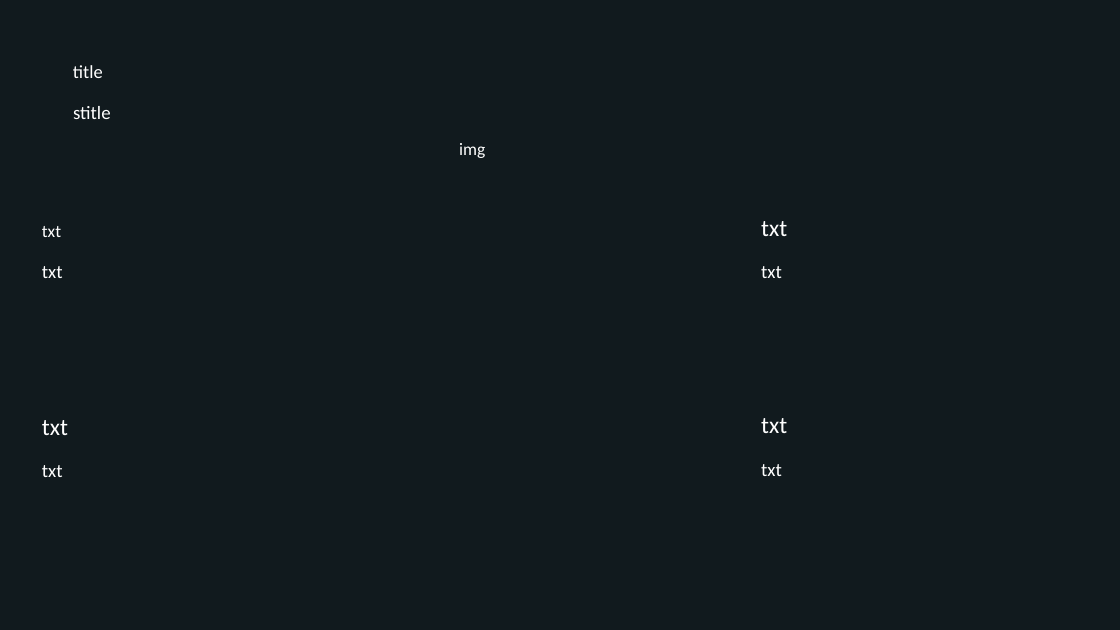
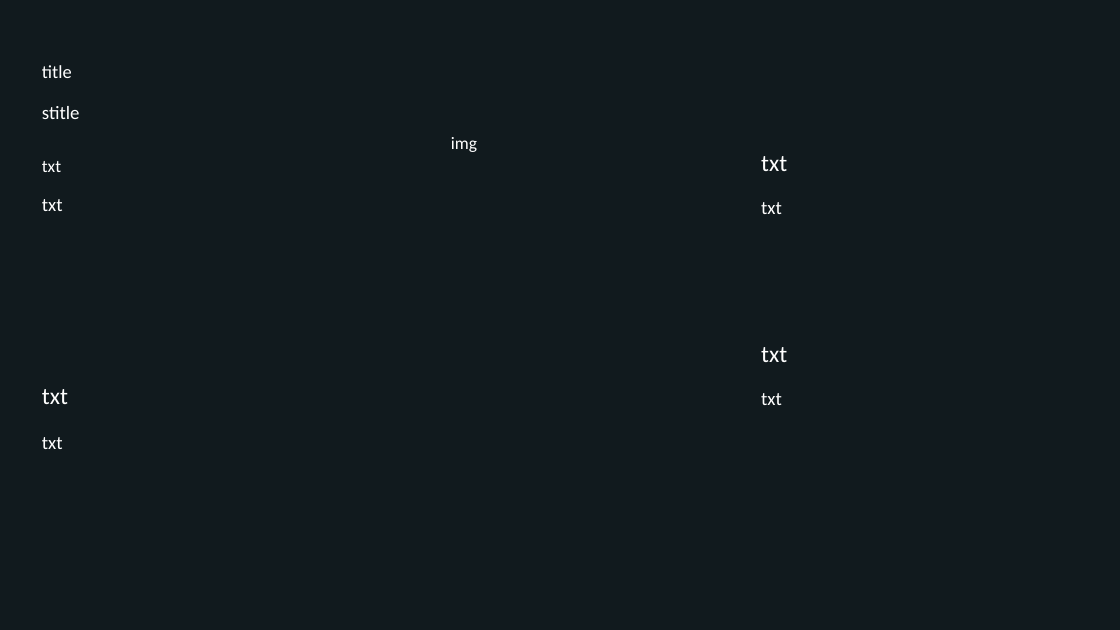
Before and after one commit to KarthikAvinash/Content-ppt-video-generator, a slide deck: slide 2 of tt.pptx. Drawn at 1120x630 pixels with LibreOffice and Linux fonts; fonts in the diff are those of the drawing; background and template pictures are left out; a plain dark background stands for a picture behind light text. Boxes give left, top, right and bottom in pixels: in the first picture for what was removed or moved away, otherwise in the second. Text is boxed around its words. In the diff, an @@ line names an element or a change of style, - is before the commit and + after.

```diff
--- a/tt.pptx
+++ b/tt.pptx
@@ text "title": place and size @@
-text "title" at (73, 65, 103, 78)
+text "title" at (42, 65, 72, 78)
@@ text "stitle": place and size @@
-text "stitle" at (73, 106, 111, 119)
+text "stitle" at (42, 106, 80, 119)
@@ text "txt": place and size @@
-text "txt" at (42, 226, 61, 237)
+text "txt" at (42, 161, 61, 172)
@@ text "img": place and size @@
-text "img" at (459, 143, 485, 158)
+text "img" at (451, 137, 477, 152)
@@ text "txt": place and size @@
-text "txt" at (761, 221, 787, 236)
+text "txt" at (761, 156, 787, 171)
@@ text "txt": place and size @@
-text "txt" at (42, 266, 63, 278)
+text "txt" at (42, 199, 63, 211)
@@ text "txt": place and size @@
-text "txt" at (761, 266, 782, 278)
+text "txt" at (761, 202, 782, 214)
@@ text "txt": place and size @@
-text "txt" at (761, 418, 787, 433)
+text "txt" at (761, 347, 787, 362)
@@ text "txt": place and size @@
-text "txt" at (42, 420, 68, 435)
+text "txt" at (42, 389, 68, 404)
@@ text "txt": place and size @@
-text "txt" at (761, 464, 782, 476)
+text "txt" at (761, 393, 782, 405)
@@ text "txt": place and size @@
-text "txt" at (42, 465, 63, 477)
+text "txt" at (42, 437, 63, 449)
```
Also in this commit, not shown: 2 other slides changed, 17 other files.
